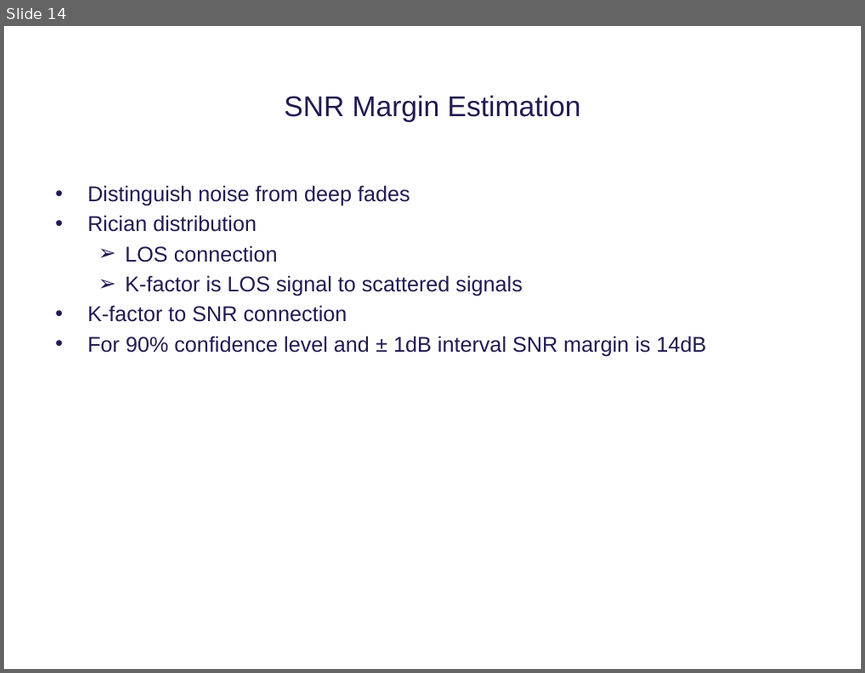
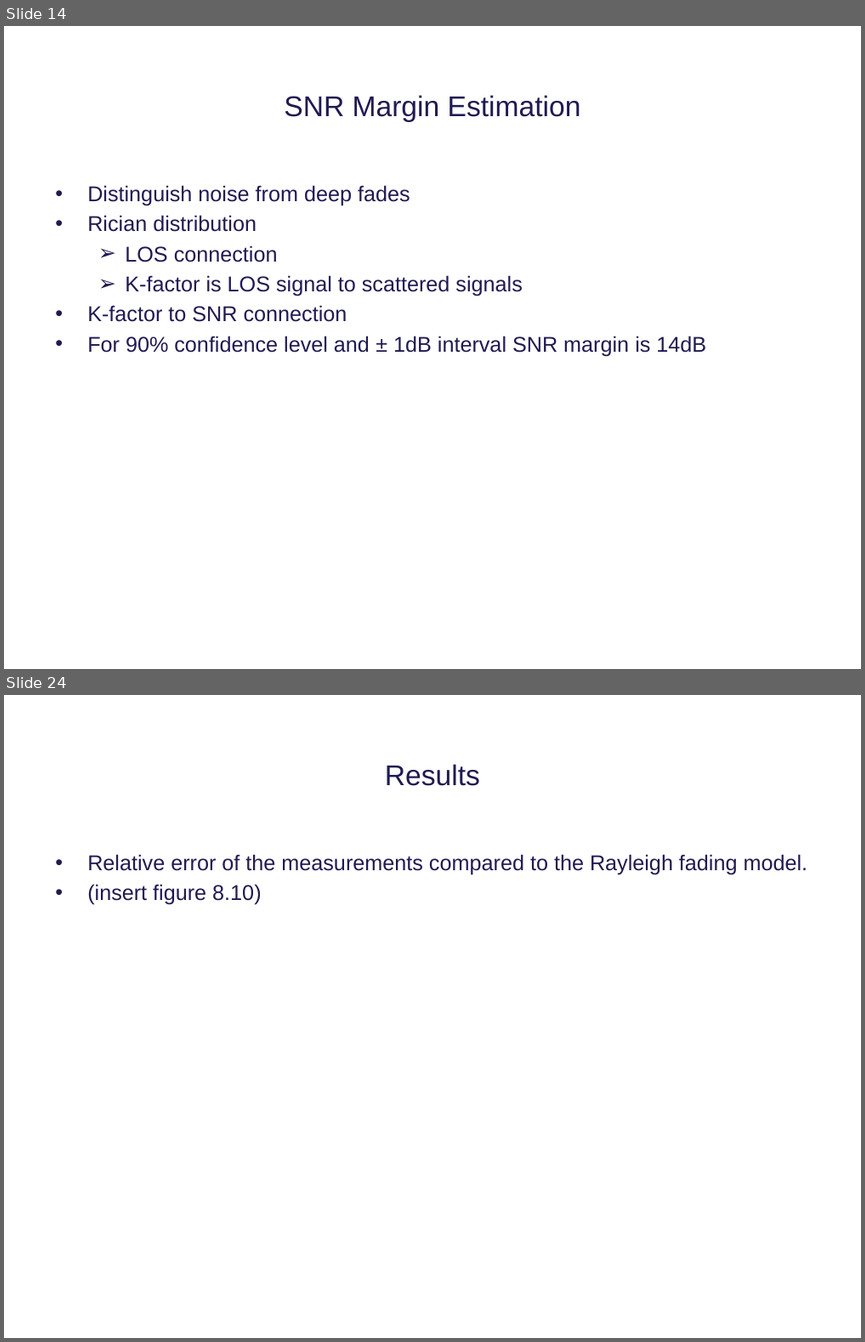
Before and after one commit to tkjj13/P8, a slide deck: ppt/premature ppt.pptx. Shown one above the other, each under a label of ours: slide 14 before the commit, slides 14 and 24 after it; the slides between them are not shown. The pictures are 865x673 and 865x1342 pixels, drawn with LibreOffice and Linux fonts; fonts in the diff are those of the drawing; background and template pictures are left out. Boxes give left, top, right and bottom in pixels: in the first picture for what was removed or moved away, otherwise in the second. Text is boxed around its words. In the diff, an @@ line names an element or a change of style, - is before the commit and + after.

```diff
--- a/ppt/premature ppt.pptx
+++ b/ppt/premature ppt.pptx
@@ slide 24 added at <box>4,695,861,1338</box>, background #FFFFFF @@
@@ title added at <box>385,764,480,786</box>, 24 pt, text #211A52 @@
+Results
@@ text added at <box>87,854,808,905</box>, 18 pt, text #211A52 @@
+• Relative error of the measurements compared to the Rayleigh fading model.
+• (insert figure 8.10)
```
Also in this commit, not shown: 2 slides changed, 10 other slides added.
